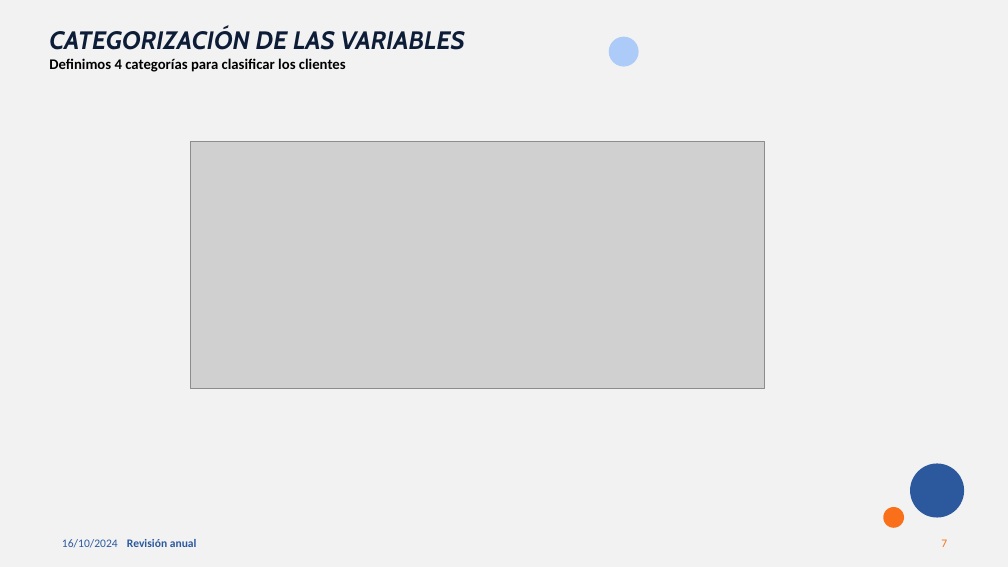
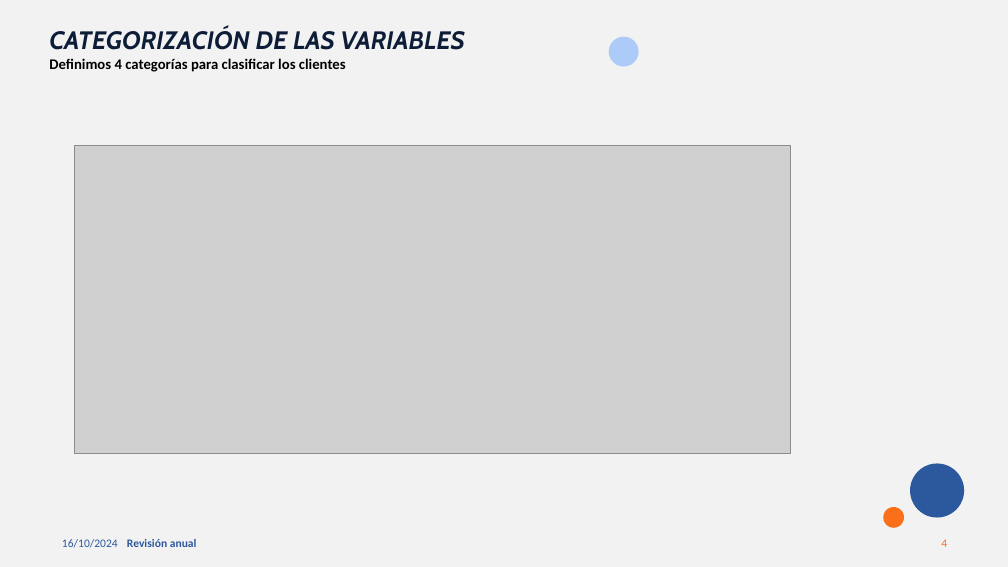
Before and after one commit to MarinaTorba/PersonalDataProrjects, a slide deck: slide 4 of Equip_B/results/S2_Presentacion_Finanzas.pptx (slide 7 before the commit). Drawn at 1008x567 pixels with LibreOffice and Linux fonts; fonts in the diff are those of the drawing; grey boxes stand for pictures. Boxes give left, top, right and bottom in pixels: in the first picture for what was removed or moved away, otherwise in the second. Text is boxed around its words. In the diff, an @@ line names an element or a change of style, - is before the commit and + after.

```diff
--- a/Equip_B/results/S2_Presentacion_Finanzas.pptx
+++ b/Equip_B/results/S2_Presentacion_Finanzas.pptx
@@ picture: place and size @@
-picture at (190,141,765,389)
+picture at (74,146,789,454)
@@ page number at (941,539,947,547): text changed @@
-7
+4
```
Also in this commit, not shown: 2 other slides changed, 3 slides added, 5 slides removed, 1 other file.
